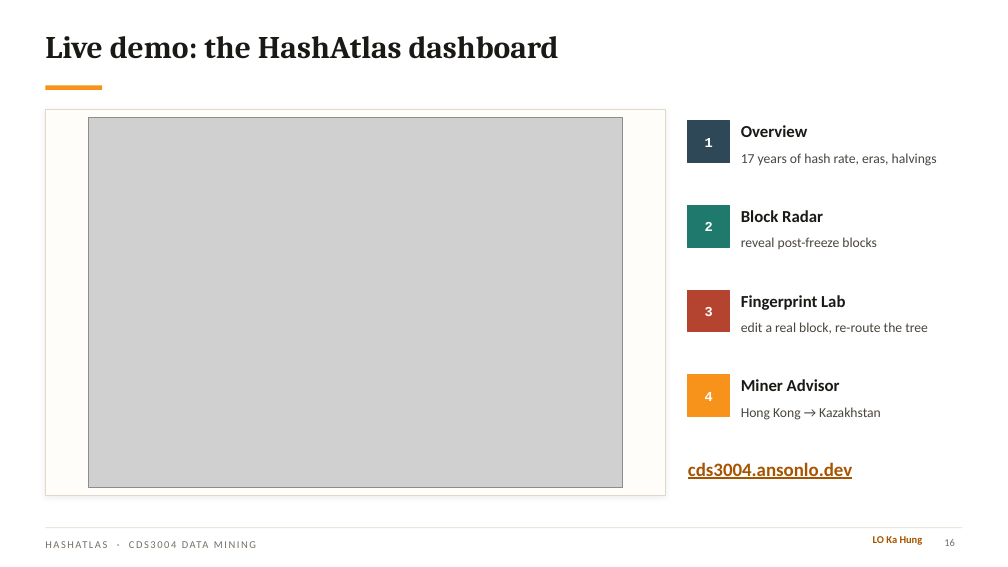
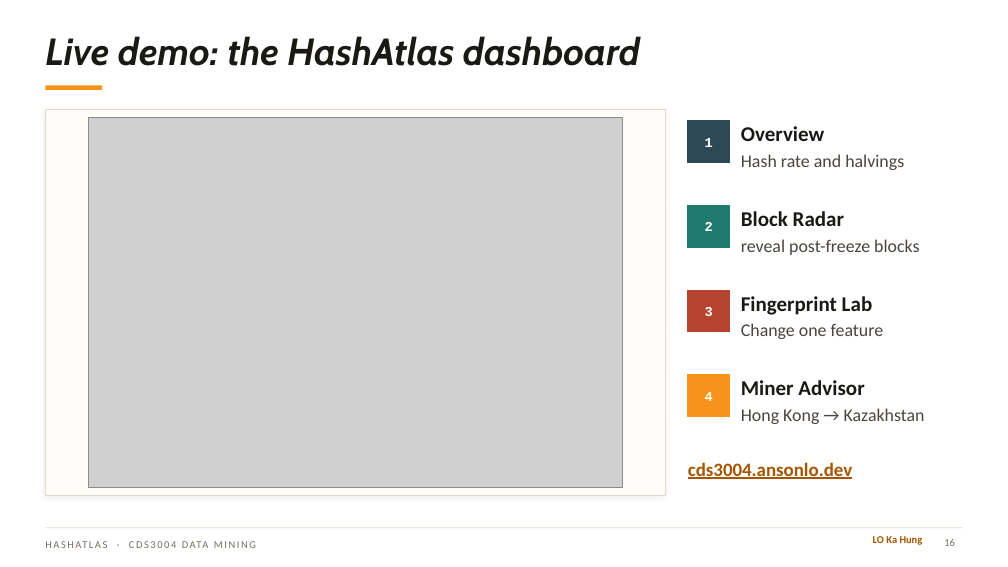
Before and after one commit to ansonlo-dev/HashAtlas, a slide deck: slide 16 of presentation/HashAtlas.pptx. Drawn at 1008x567 pixels with LibreOffice and Linux fonts; fonts in the diff are those of the drawing; grey boxes stand for pictures; background and template pictures are left out. Boxes give left, top, right and bottom in pixels: in the first picture for what was removed or moved away, otherwise in the second. Text is boxed around its words. In the diff, an @@ line names an element or a change of style, - is before the commit and + after.

```diff
--- a/presentation/HashAtlas.pptx
+++ b/presentation/HashAtlas.pptx
@@ title "Live demo: the HashAtlas dashboard" at (45,36,640,66): size 30 to 36 pt, font Cambria to Cabin, italic on @@
@@ text at (741,154,904,170): text changed; size 13 to 17 pt @@
-17 years of hash rate, eras, halvings
+Hash rate and halvings
@@ text "reveal post-freeze blocks" at (741,239,919,255): size 13 to 17 pt @@
@@ text at (741,323,884,339): text changed; size 13 to 17 pt @@
-edit a real block, re-route the tree
+Change one feature
@@ size 16 to 20 pt in 4 elements at (741,126,824,141), (741,211,844,226), (741,296,873,315), (741,380,864,395) @@
@@ text "Hong Kong → Kazakhstan" at (741,408,925,424): size 13 to 17 pt @@
```
Also in this commit, not shown: 21 other slides changed, 1 slide added, 15 other files.
